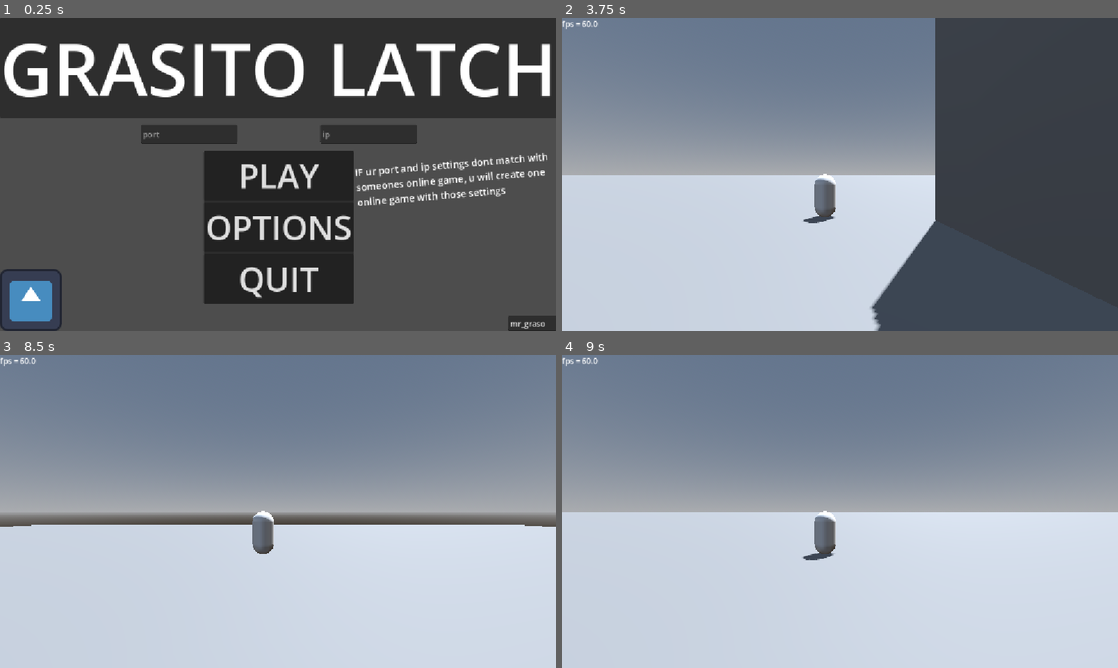
Above: before the commit, frames 1-4 (two rows, left to right).
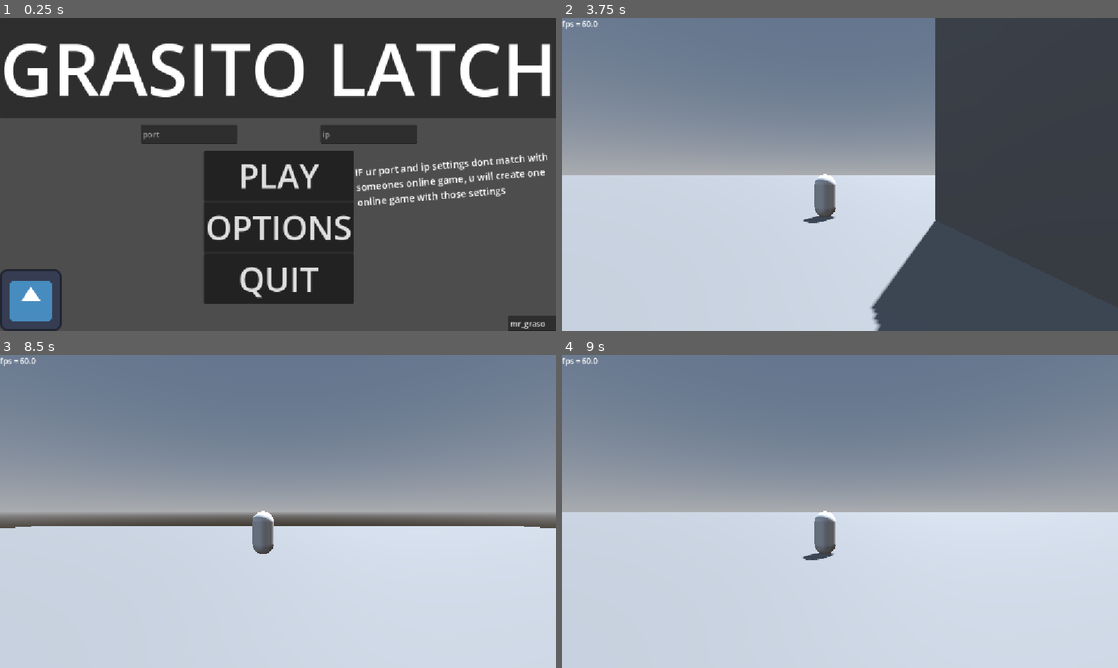
Above: after the commit, the same moments.

Repository: mrgarso/azure-latch
Game: Godot game, scene res://scenes/main_menu.tscn
The game is run twice, just before and just after one commit, with the same random seed, the same clock (stepped at 60 frames per second) and the same inputs. The engine's default icon, where the game draws it, is replaced by a stand-in: a white triangle on a blue panel in a dark square.
Inputs (mouse positions are in pixels of both pictures, inside the frame that each line leads up to):
- Up to frame 1 (0.25 s): no input
- Up to frame 2 (3.75 s): click (751, 133) at 0.52 s; type "12" at 0.6 s; click (928, 133) at 0.75 s; type "12" at 0.83 s; click "PLAY" at 1.25 s; tap Enter at 2 s; move the mouse to (962, 158) at 2.02 s; tap 1 (1) at 2.1 s; tap A (a) at 2.3, 2.85 s; move the mouse to (728, 190) at 2.77 s; tap D (d) at 3.05, 3.6 s; move the mouse to (895, 105) at 3.52 s
- Up to frame 3 (8.5 s): tap E (e) at 3.8, 4.35, 8.3 s; tap Space (space) at 4.25, 5.75, 8 s; move the mouse to (250, 574) at 4.27 s; tap S (s) at 4.55, 5.1 s; tap Enter at 5, 7.25 s; move the mouse to (444, 558) at 5.02 s; tap W (w) at 5.3, 5.85 s; move the mouse to (111, 464) at 5.77 s; tap 1 (1) at 6.05, 6.6 s; move the mouse to (305, 511) at 6.52 s; tap A (a) at 6.8, 7.35 s; move the mouse to (194, 433) at 7.27 s; tap D (d) at 7.55, 8.1 s; move the mouse to (400, 495) at 8.02 s
- Up to frame 4 (9 s): move the mouse to (728, 527) at 8.77 s; tap E (e) at 8.85 s

Frames 1-2 are identical in both runs. In frame 3, 0.4% of the frame differs, in the area x 0-100%, y 54-56%; in frame 4, less than 0.1%.

Commit message:
acomodamiento de velocity y hitbox

Diff:
--- a/scripts/skills/movement.gd
+++ b/scripts/skills/movement.gd
@@ -8,7 +8,9 @@
 			var dir := Input.get_axis("a","d")
 			if dir == 0:
 				player.using_move = true
-				await SB.velocity(get_parent(), true, Vector3(0,0,-5), 0.9, 0.95, 40.0)
+				var tackle_duration := 0.9
+				SB.hitbox(player, Vector3.ONE * 5, Vector3.ZERO, tackle_duration, SB.HitboxTargets.PLAYERS)
+				await SB.velocity(get_parent(), true, Vector3(0,1,-5), tackle_duration, 0.95)
 				player.using_move = false
 				return
 			SB.velocity(get_parent(), true, Vector3(dir * 5,0,0), 0.1, 0.8, 40.0, true)
--- a/scripts/skills/skill_builder.gd
+++ b/scripts/skills/skill_builder.gd
@@ -178,7 +178,7 @@
 	for i in Engine.physics_ticks_per_second * duration:
 		area.global_position = parent.global_position
 		collision.disabled = !parent.can_grab_ball
-		if area.get_overlapping_areas():
+		if area.get_overlapping_areas() and area.get_overlapping_areas()[0].get_parent() != parent:
 			collided = true
 			target_hit = area.get_overlapping_areas()[0].get_parent()
 			break
